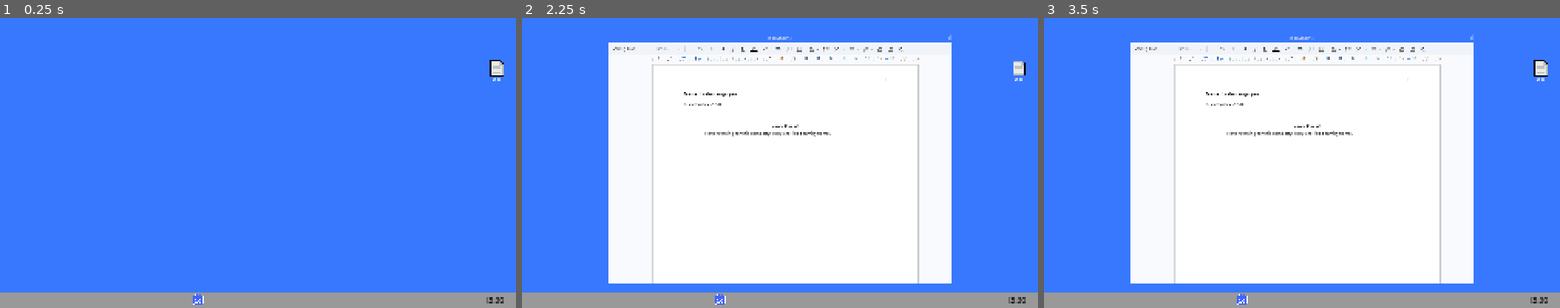
Above: before the commit, frames 1-3 (left to right).
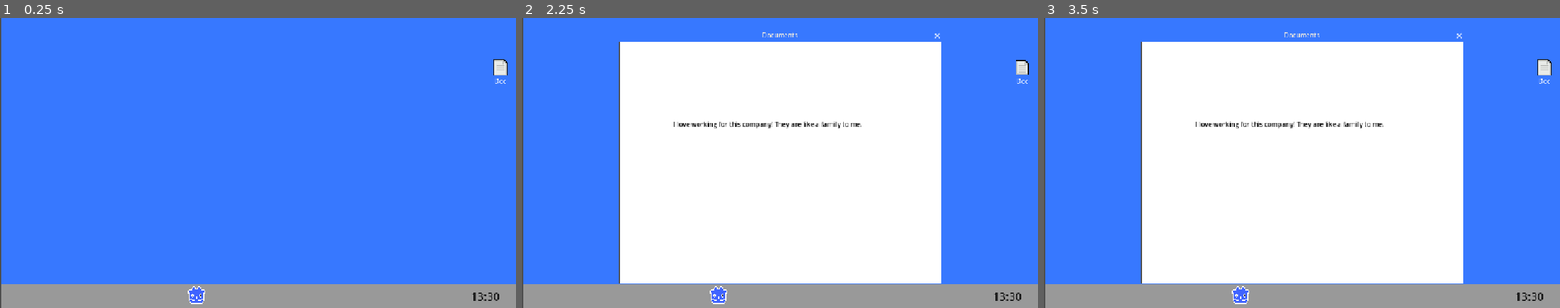
Above: after the commit, the same moments.

Repository: dh2650-overworked/Overworked
Game: Godot game, scene res://scenes/pc/pc_scene.tscn
Two runs of this game, one before a commit and one after it. Both use one fixed random seed, a clock stepped at 60 frames per second and the inputs below.
Inputs (mouse positions are in pixels of both pictures, inside the frame that each line leads up to; where the layout moved, square brackets give the same spot in the first picture):
- Up to frame 1 (0.25 s): no input
- Up to frame 2 (2.25 s): click (718, 296) [718, 299] at 0.5 s; click (718, 296) [718, 299] at 1.25 s; click "Doc" at 2 s
- Up to frame 3 (3.5 s): tap Enter at 2.75 s; move the mouse to (1415, 148) at 2.77 s; hold D (move_right) from 2.78 s (still down); hold E (interact) from 2.78 s (still down); click (1415, 148) at 2.92 s

The runs differ from the first frame. In frame 1, 3.5% of the frame differs, in the area x 0-100%, y 0-100%; in frame 2, 9.1%; in frame 3, 9.2%.

Commit message:
resizing the pc scene

Diff:
--- a/project.godot
+++ b/project.godot
@@ -26,8 +26,8 @@
 
 [display]
 
-window/size/viewport_width=1920
-window/size/viewport_height=1080
+window/size/viewport_width=1280
+window/size/viewport_height=720
 window/size/window_width_override=1280
 window/size/window_height_override=720
 window/stretch/mode="canvas_items"
--- a/scenes/pc/pc_scene.tscn
+++ b/scenes/pc/pc_scene.tscn
@@ -7,7 +7,6 @@
 [ext_resource type="Texture2D" uid="uid://cnf7g2eig3cm5" path="res://assets/pc_assets/Logo_idle.png" id="3_wsi6r"]
 [ext_resource type="Texture2D" uid="uid://bj2dyhdlmur3r" path="res://assets/pc_assets/8_white.png" id="4_2b4ws"]
 [ext_resource type="Script" uid="uid://cew37lw0u7r6a" path="res://scenes/pc/document_window.gd" id="6_nle26"]
-[ext_resource type="Texture2D" uid="uid://c02ls52tu7j50" path="res://assets/pc_assets/Document_bg_place_holder.png" id="7_kmvur"]
 [ext_resource type="Script" uid="uid://ne1euxo8wihp" path="res://scenes/pc/text_report.gd" id="8_khb6m"]
 
 [sub_resource type="StyleBoxTexture" id="StyleBoxTexture_6qbwl"]
@@ -35,6 +34,8 @@
 anchors_preset = 15
 anchor_right = 1.0
 anchor_bottom = 1.0
+offset_left = -3.0
+offset_right = -3.0
 grow_horizontal = 2
 grow_vertical = 2
 script = ExtResource("1_nf6t2")
@@ -56,6 +57,8 @@
 anchors_preset = 15
 anchor_right = 1.0
 anchor_bottom = 1.0
+offset_left = 3.0
+offset_right = 6.0
 grow_horizontal = 2
 grow_vertical = 2
 color = Color(0.21568628, 0.47058824, 1, 1)
@@ -75,10 +78,10 @@
 anchor_top = 0.25500003
 anchor_right = 1.572
 anchor_bottom = 0.25500003
-offset_left = -1211.24
-offset_top = -127.120026
-offset_right = -1124.24
-offset_bottom = -22.120026
+offset_left = -1806.24
+offset_top = -179.84503
+offset_right = -1746.24
+offset_bottom = -95.84503
 theme_override_styles/normal = SubResource("StyleBoxTexture_p0rpn")
 theme_override_styles/hover_pressed = SubResource("StyleBoxTexture_c0lli")
 icon = ExtResource("2_0h78p")
@@ -93,10 +96,10 @@
 anchor_top = 0.753
 anchor_right = 0.28100002
 anchor_bottom = 0.753
-offset_left = -7.9680023
-offset_top = 2.9779968
-offset_right = 45.032
-offset_bottom = 25.977997
+offset_left = -13.968002
+offset_top = 0.977993
+offset_right = 39.032
+offset_bottom = 23.977993
 grow_horizontal = 2
 grow_vertical = 0
 theme_override_font_sizes/font_size = 16
@@ -108,24 +111,34 @@
 oversampling_override = 1.0
 title = "Documents"
 initial_position = 1
-size = Vector2i(1280, 900)
+size = Vector2i(800, 600)
 exclusive = true
 theme_override_styles/embedded_border = SubResource("StyleBoxTexture_0qnic")
 script = ExtResource("6_nle26")
 
+[node name="pc_background" type="ColorRect" parent="DesktopPanel/Document app/DocumentWindow" unique_id=269739373]
+anchors_preset = 15
+anchor_right = 1.0
+anchor_bottom = 1.0
+offset_left = 3.0
+offset_right = 6.0
+grow_horizontal = 2
+grow_vertical = 2
+
 [node name="TextureRect" type="TextureRect" parent="DesktopPanel/Document app/DocumentWindow" unique_id=143351591]
-offset_right = 1282.0
-offset_bottom = 899.0
-texture = ExtResource("7_kmvur")
+offset_left = 2.0
+offset_top = 3.0
+offset_right = 796.0
+offset_bottom = 598.0
 
 [node name="TextReport" type="Node2D" parent="DesktopPanel/Document app/DocumentWindow" unique_id=74912274]
 script = ExtResource("8_khb6m")
 
 [node name="TypeText" type="RichTextLabel" parent="DesktopPanel/Document app/DocumentWindow/TextReport" unique_id=1062130218]
-offset_left = 360.0
-offset_top = 327.0
-offset_right = 1036.0
-offset_bottom = 816.0
+offset_left = 135.0
+offset_top = 192.0
+offset_right = 689.0
+offset_bottom = 578.0
 theme_override_colors/default_color = Color(0, 0, 0, 1)
 bbcode_enabled = true
 text = "I love working for this company! They are like a family to me. "
@@ -150,17 +163,18 @@
 
 [node name="TaskbarPanel" type="Panel" parent="." unique_id=242645272]
 layout_mode = 0
-offset_top = 1021.0
-offset_right = 1920.0
-offset_bottom = 1079.0
+offset_left = 2.0
+offset_top = 662.0
+offset_right = 1285.0
+offset_bottom = 720.0
 theme_override_styles/panel = SubResource("StyleBoxFlat_wsi6r")
 
 [node name="Start button" type="Button" parent="TaskbarPanel" unique_id=51549926]
 layout_mode = 0
-offset_left = 712.0
-offset_top = 6.0
-offset_right = 765.0
-offset_bottom = 48.0
+offset_left = 460.0
+offset_top = 5.0
+offset_right = 513.0
+offset_bottom = 47.0
 theme_override_colors/font_color = Color(0, 0, 0, 1)
 theme_override_colors/font_pressed_color = Color(0, 0, 0, 1)
 theme_override_colors/font_hover_color = Color(0, 0, 0, 1)
@@ -184,7 +198,7 @@
 anchor_bottom = 1.0
 offset_left = -156.0
 offset_top = -50.0
-offset_right = -7.0
+offset_right = -6.0
 offset_bottom = -8.0
 grow_horizontal = 0
 grow_vertical = 0
